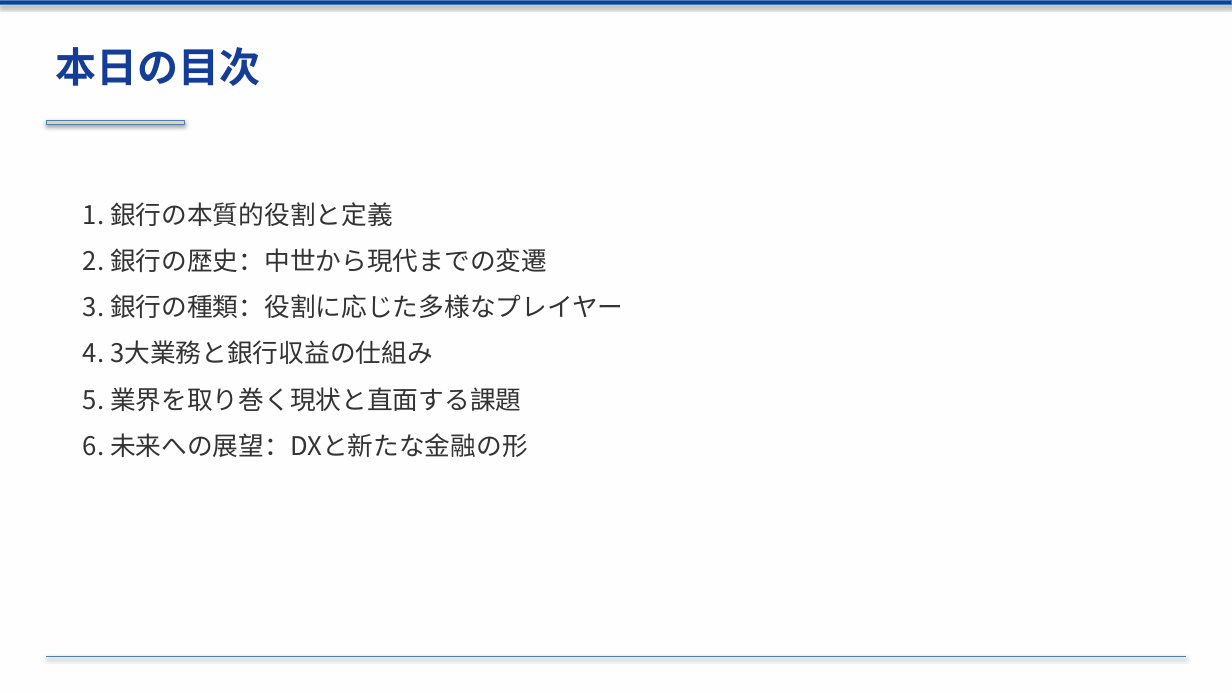
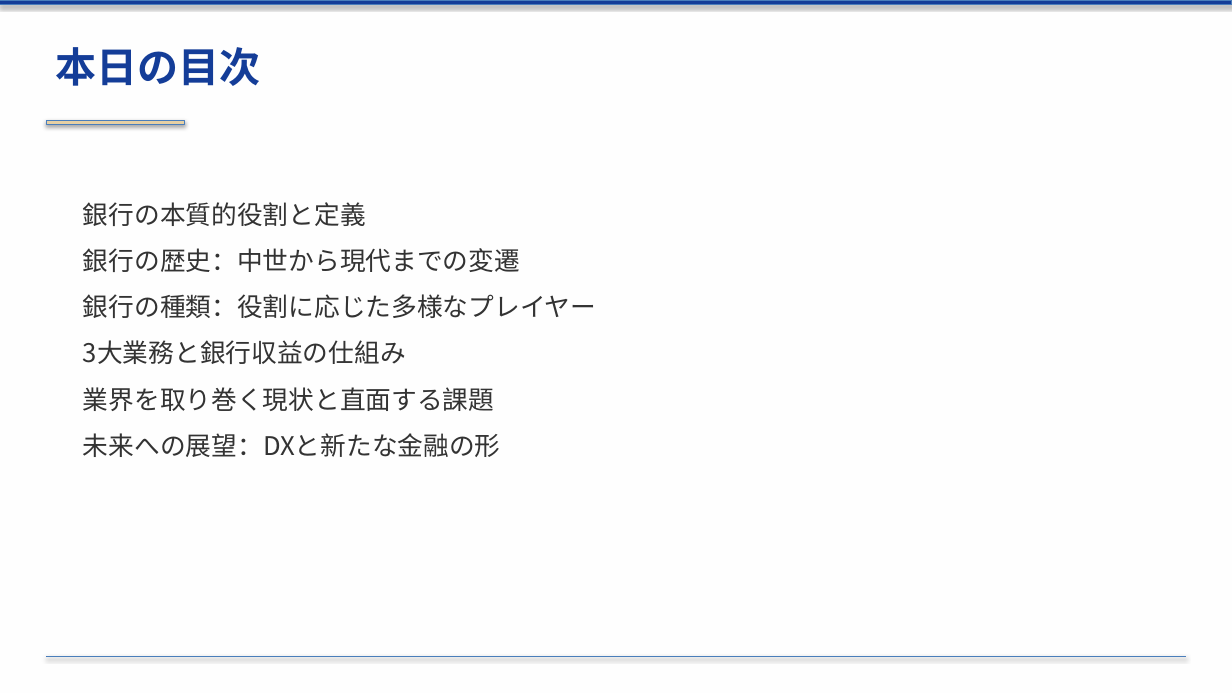
Before and after one commit to xilicrysta/bank-pptx, a slide deck: slide 2 of bank_industry_presentation.pptx. Drawn at 1232x693 pixels with LibreOffice and Linux fonts; fonts in the diff are those of the drawing. Boxes give left, top, right and bottom in pixels: in the first picture for what was removed or moved away, otherwise in the second. Text is boxed around its words. In the diff, an @@ line names an element or a change of style, - is before the commit and + after.

```diff
--- a/bank_industry_presentation.pptx
+++ b/bank_industry_presentation.pptx
@@ text at box(83, 202, 596, 457): text changed @@
-1. 銀行の本質的役割と定義
-2. 銀行の歴史：中世から現代までの変遷
-3. 銀行の種類：役割に応じた多様なプレイヤー
-4. 3大業務と銀行収益の仕組み
-5. 業界を取り巻く現状と直面する課題
-6. 未来への展望：DXと新たな金融の形
+銀行の本質的役割と定義
+銀行の歴史：中世から現代までの変遷
+銀行の種類：役割に応じた多様なプレイヤー
+3大業務と銀行収益の仕組み
+業界を取り巻く現状と直面する課題
+未来への展望：DXと新たな金融の形
```
Also in this commit, not shown: 1 other slide changed, 6 slides added, 1 other file.
